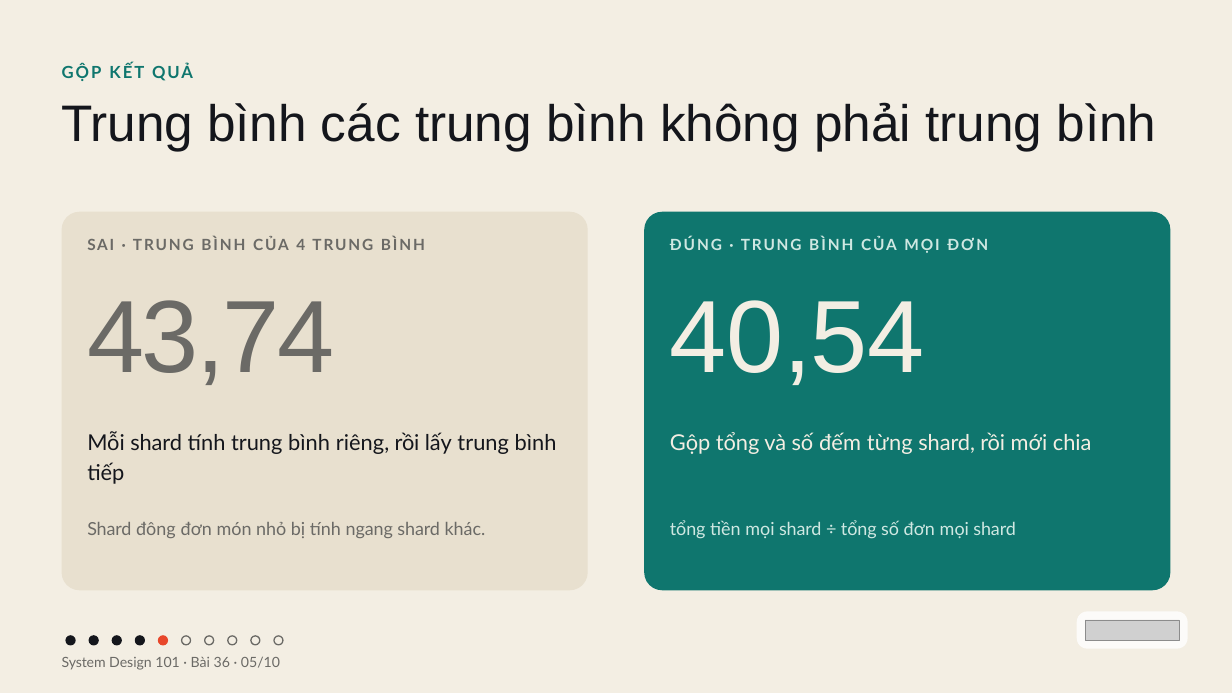
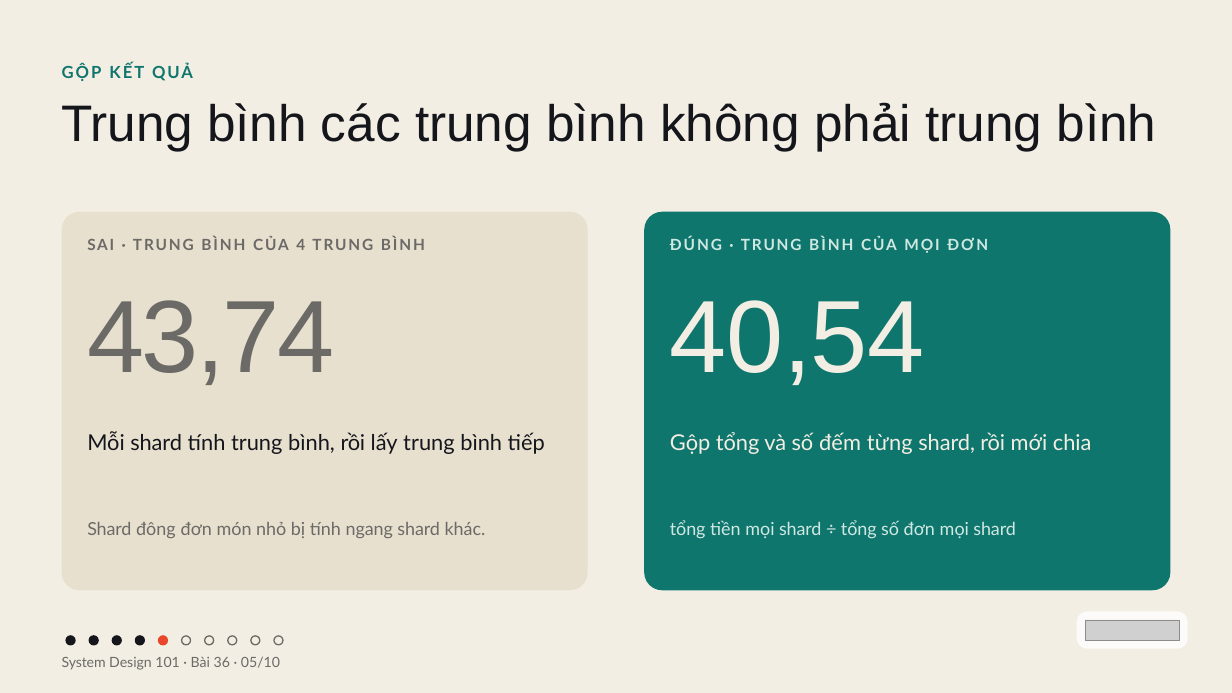
Before and after one commit to vohoailinh90/tool-marketing-studio, a slide deck: slide 5 of system-design-101/vi/lessons/sd-04-036/slides/sd-04-036.pptx. Drawn at 1232x693 pixels with LibreOffice and Linux fonts; fonts in the diff are those of the drawing; grey boxes stand for pictures. Boxes give left, top, right and bottom in pixels: in the first picture for what was removed or moved away, otherwise in the second. Text is boxed around its words. In the diff, an @@ line names an element or a change of style, - is before the commit and + after.

```diff
--- a/system-design-101/vi/lessons/sd-04-036/slides/sd-04-036.pptx
+++ b/system-design-101/vi/lessons/sd-04-036/slides/sd-04-036.pptx
@@ text at [87, 431, 545, 454]: text changed @@
-Mỗi shard tính trung bình riêng, rồi lấy trung bình tiếp
+Mỗi shard tính trung bình, rồi lấy trung bình tiếp
```
Also in this commit, not shown: 7 other slides changed.
